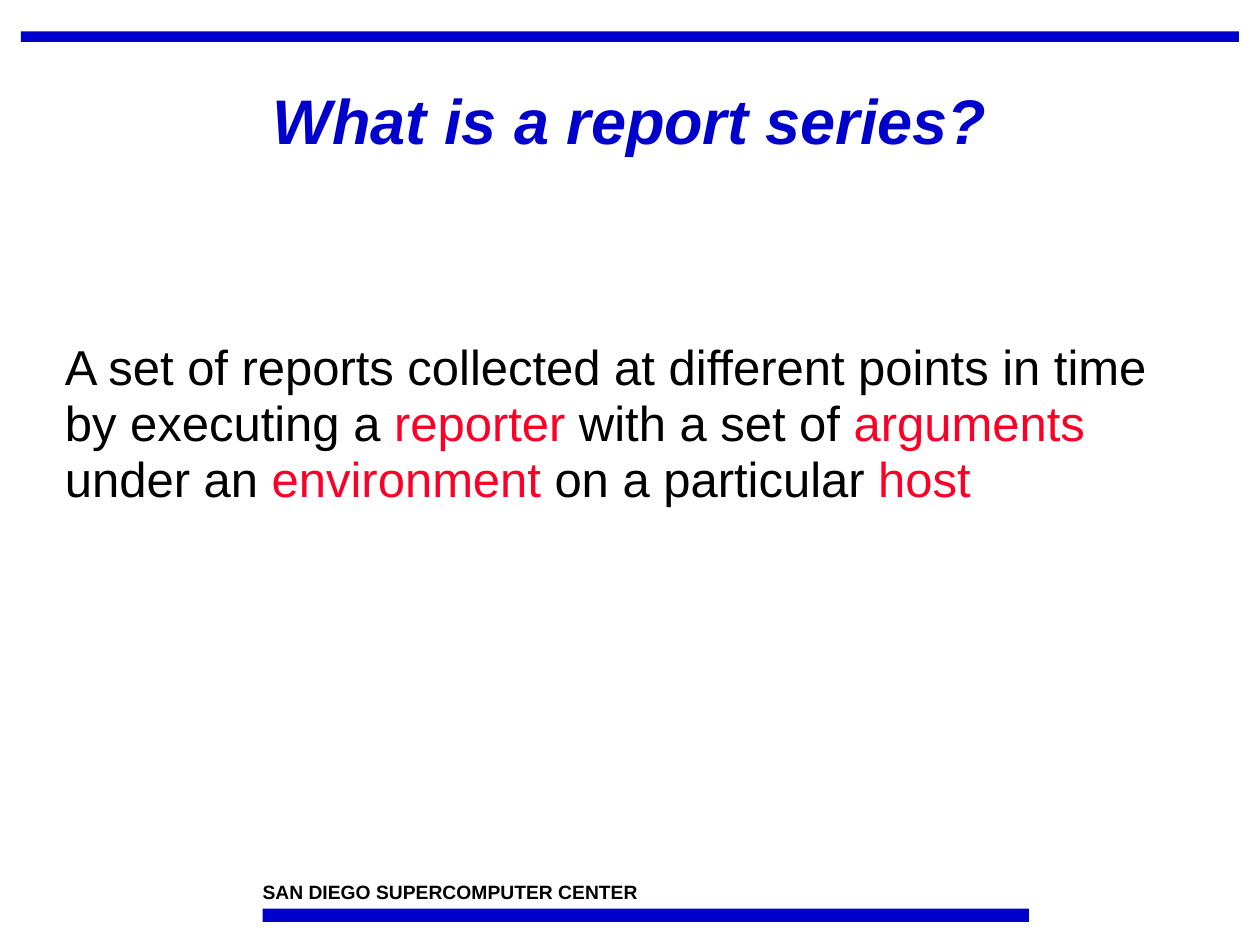
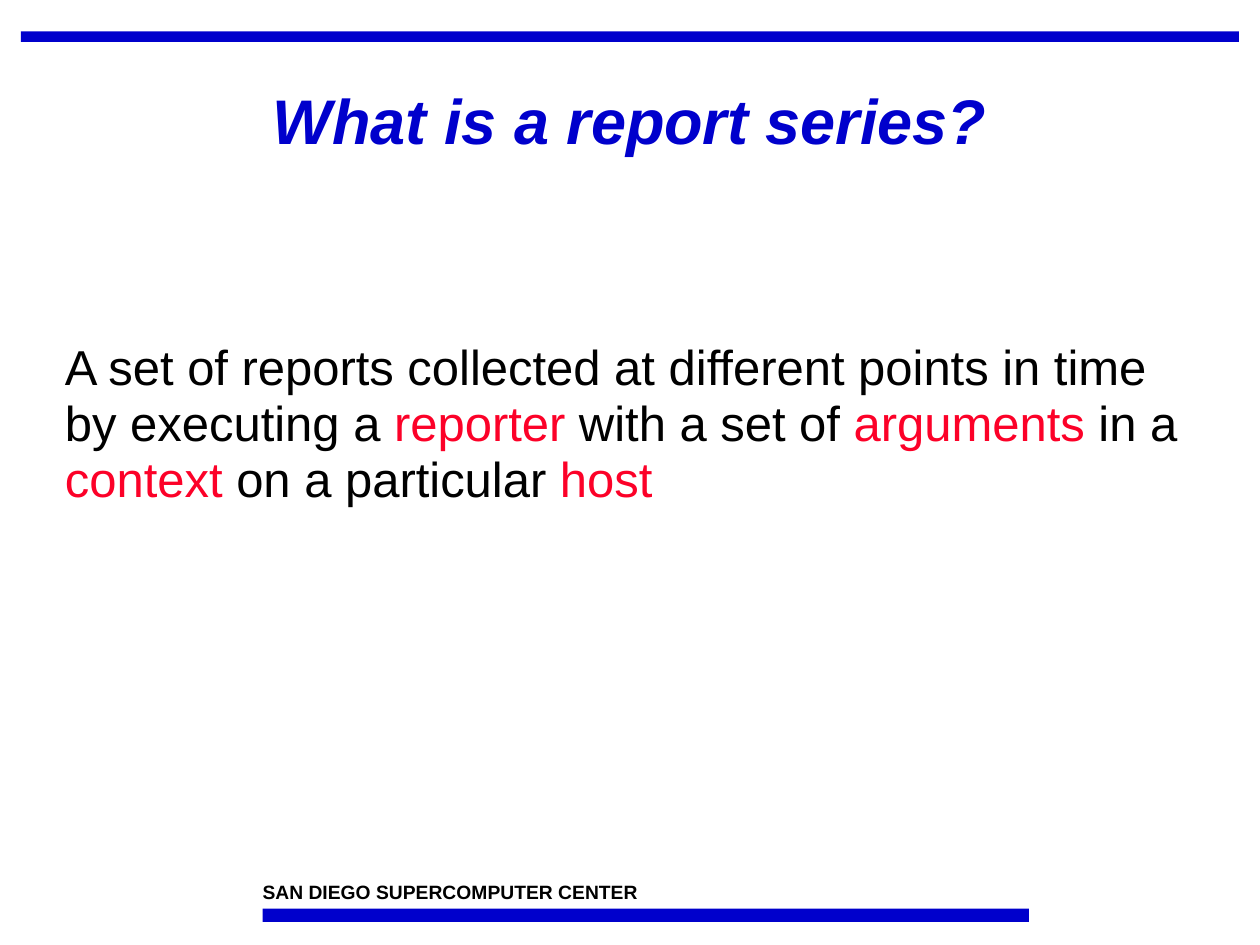
Before and after one commit to IncaProject/inca-xsede, a slide deck: slide 13 of talks/feb-06-workshop/control.ppt (slide 12 before the commit). Drawn at 1260x945 pixels with LibreOffice and Linux fonts; fonts in the diff are those of the drawing; background and template pictures are left out. Boxes give left, top, right and bottom in pixels: in the first picture for what was removed or moved away, otherwise in the second. Text is boxed around its words. In the diff, an @@ line names an element or a change of style, - is before the commit and + after.

```diff
--- a/talks/feb-06-workshop/control.ppt
+++ b/talks/feb-06-workshop/control.ppt
@@ text at box(65, 349, 1177, 507): text changed @@
-A set of reports collected at different points in time by executing a reporter with a set of arguments under an environment on a particular host
+A set of reports collected at different points in time by executing a reporter with a set of arguments in a context on a particular host
```
Also in this commit, not shown: 18 other slides changed, 1 slide added, 1 other file.
